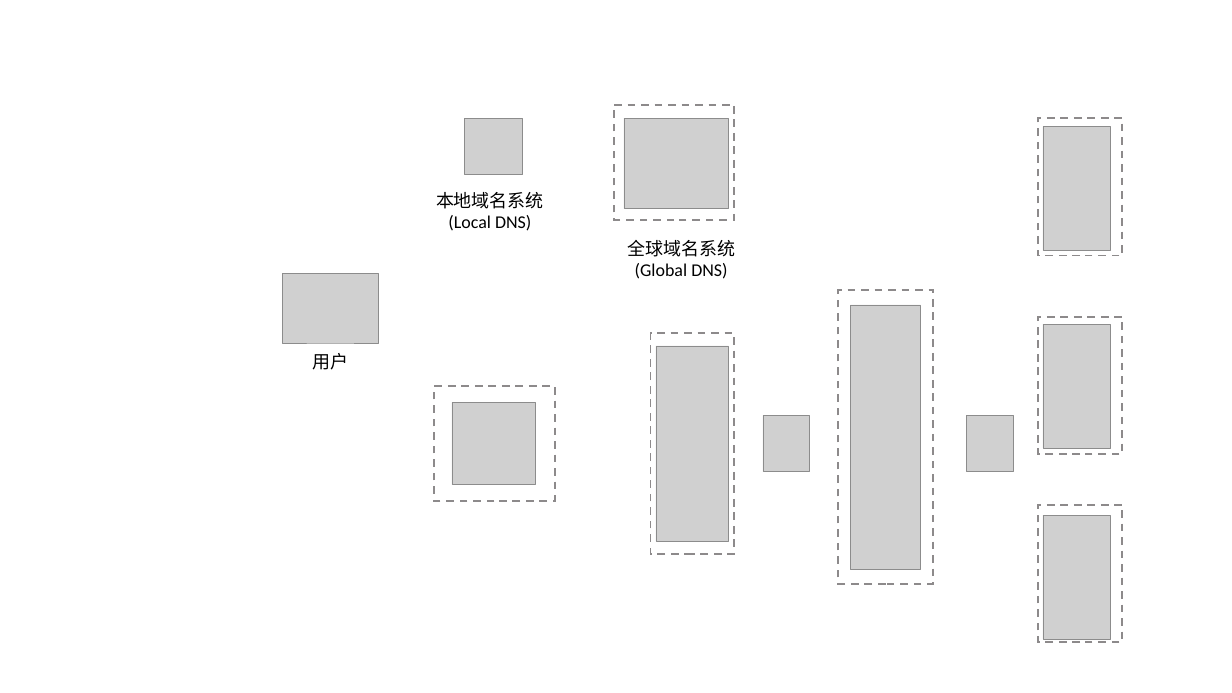
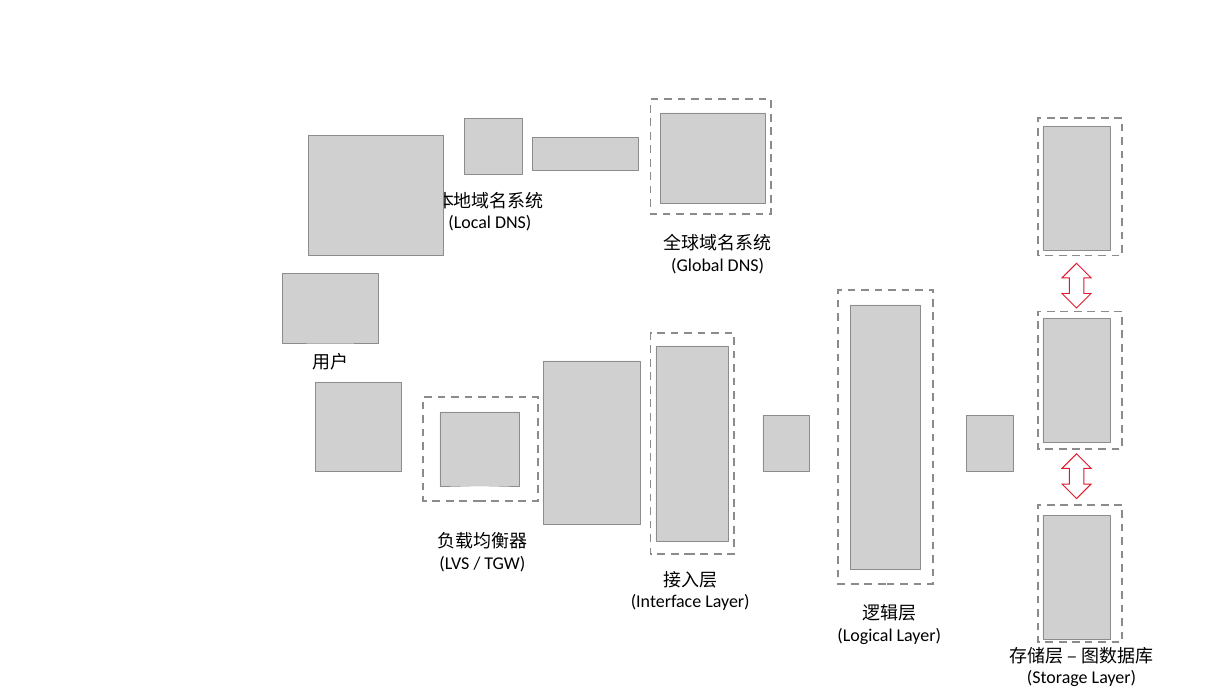
Before and after one commit to daoos/Puzzle, a slide deck: slide 2 of Puzzle.pptx. Drawn at 1232x693 pixels with LibreOffice and Linux fonts; fonts in the diff are those of the drawing; grey boxes stand for pictures. Boxes give left, top, right and bottom in pixels: in the first picture for what was removed or moved away, otherwise in the second. Text is boxed around its words. In the diff, an @@ line names an element or a change of style, - is before the commit and + after.

Commit message:
开始做PPT

```diff
--- a/Puzzle.pptx
+++ b/Puzzle.pptx
@@ 1 picture, 1 text, 1 rectangle: place and size @@
-1 picture, 1 text, 1 rectangle at (614, 104, 735, 279)
+1 picture, 1 text, 1 rectangle at (651, 99, 772, 274)
@@ picture added at (308, 135, 444, 256) @@
@@ picture added at (532, 137, 639, 171) @@
@@ up down arrow added at (1062, 263, 1091, 308), outline #E0192F 1.5 pt @@
@@ rectangle: place and size @@
-rectangle at (1037, 317, 1122, 454)
+rectangle at (1037, 311, 1122, 449)
@@ picture: place and size @@
-picture at (1043, 324, 1110, 448)
+picture at (1043, 319, 1110, 443)
@@ picture added at (315, 382, 401, 472) @@
@@ picture added at (543, 361, 640, 525) @@
@@ rectangle: place and size @@
-rectangle at (434, 386, 555, 501)
+rectangle at (423, 397, 538, 501)
@@ picture: place and size @@
-picture at (452, 403, 536, 485)
+picture at (440, 412, 519, 486)
@@ up down arrow added at (1062, 454, 1091, 499), outline #E0192F 1.5 pt @@
@@ text added at (438, 532, 528, 572), 28 pt, text #000000 @@
+负载均衡器
+(LVS / TGW)
@@ text added at (631, 571, 749, 610), 28 pt, text #000000 @@
+接入层
+(Interface Layer)
@@ text added at (837, 604, 941, 644), 28 pt, text #000000 @@
+逻辑层
+(Logical Layer)
@@ text added at (1010, 647, 1153, 686), 28 pt, text #000000 @@
+存储层 – 图数据库
+(Storage Layer)
```
